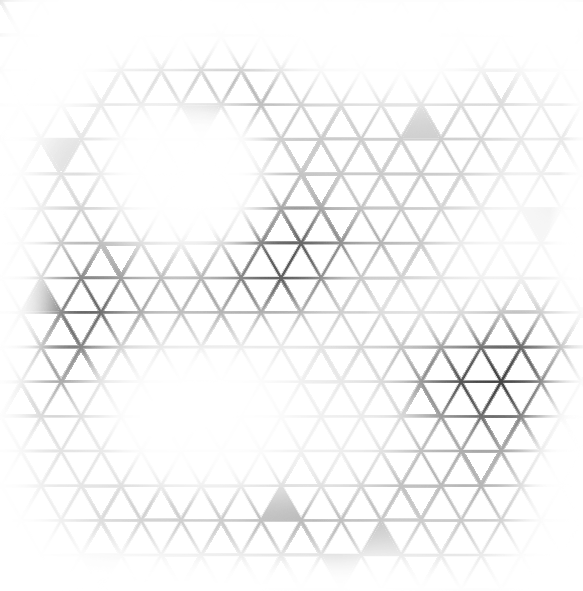
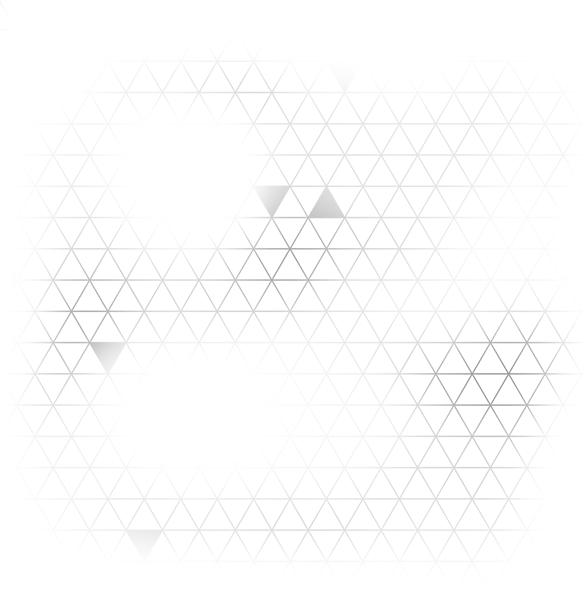
Before/after of a 583 × 591 layered artwork. What changed in the layer stack:
renamed "Layer 1" to "Layer 4", opacity 100% → 57%, moved it above "Layer 3", painted on it, unmasked it over bbox(0, 0, 583, 590)
removed layer "Layer 2" (was 78%) over bbox(0, 0, 583, 590)
added layer "triangles" over bbox(0, 0, 583, 590)
